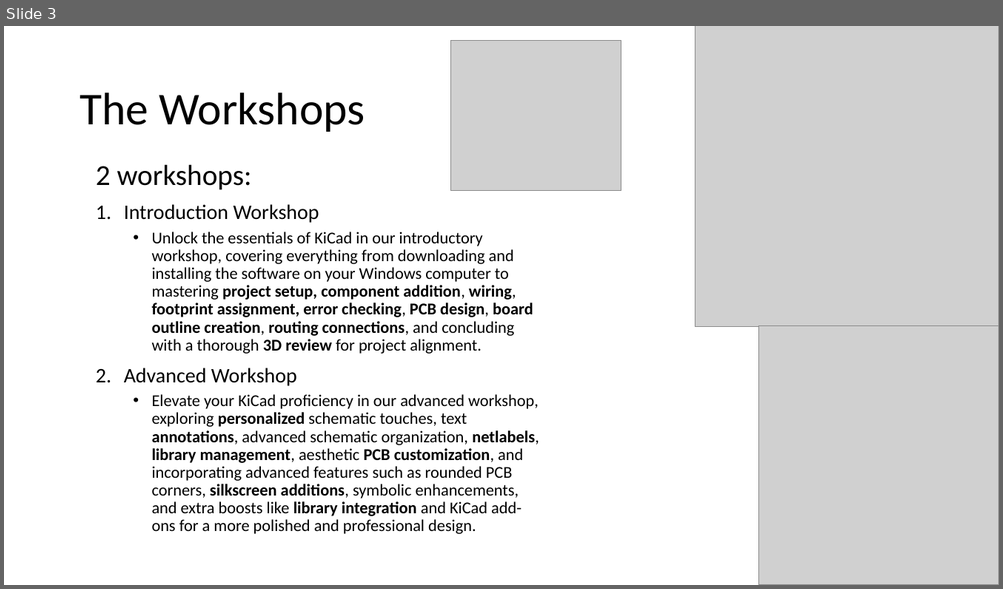
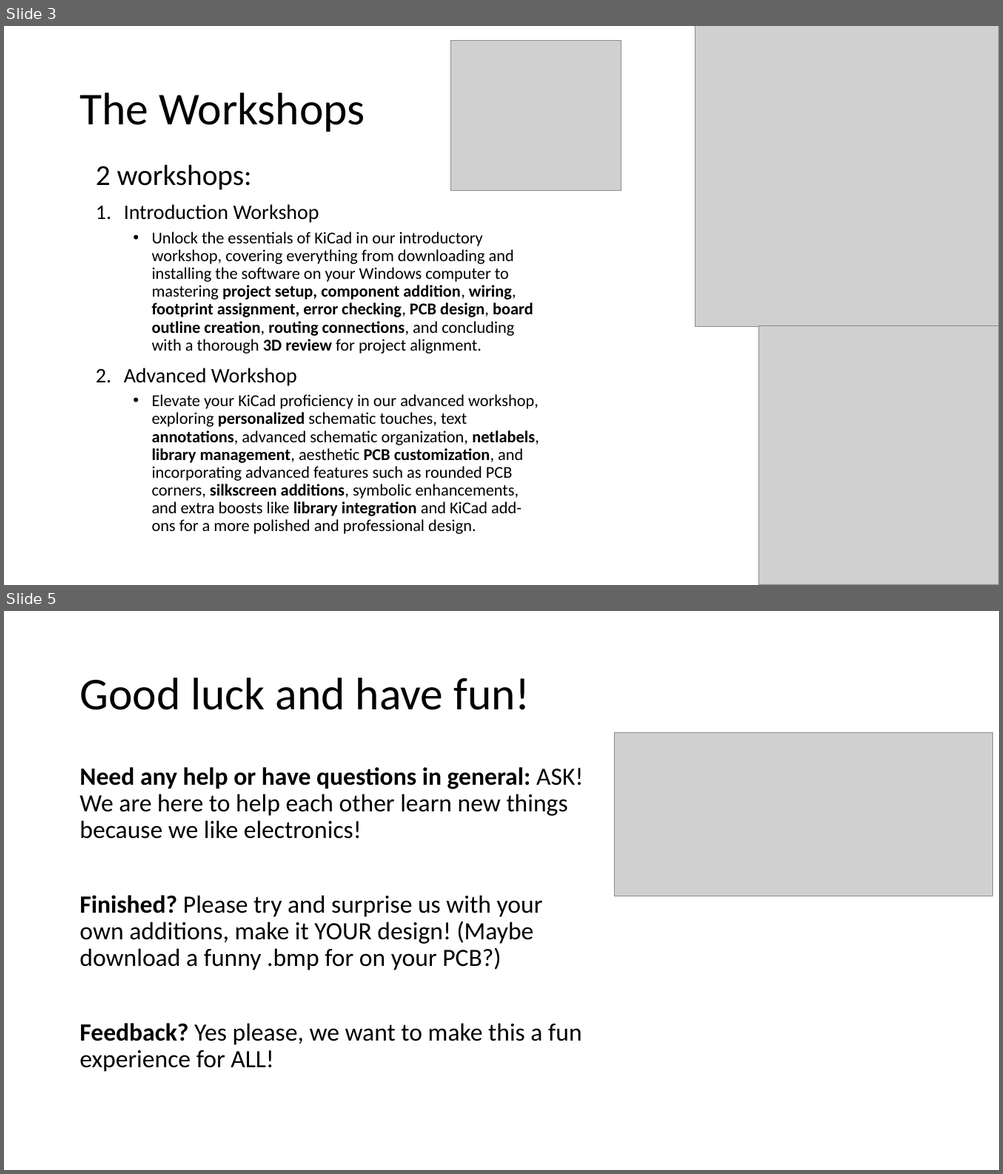
Before and after one commit to Casperdroid5/KiCad7-Workshop-ESE-day, a slide deck: Documents/Introduction and Advanced workshop.pptx. Shown one above the other, each under a label of ours: slide 3 before the commit, slides 3 and 5 after it; the slides between them are not shown. The pictures are 1003x589 and 1003x1174 pixels, drawn with LibreOffice and Linux fonts; fonts in the diff are those of the drawing; grey boxes stand for pictures. Boxes give left, top, right and bottom in pixels: in the first picture for what was removed or moved away, otherwise in the second. Text is boxed around its words. In the diff, an @@ line names an element or a change of style, - is before the commit and + after.

Commit message:
finished Presentation

```diff
--- a/Documents/Introduction and Advanced workshop.pptx
+++ b/Documents/Introduction and Advanced workshop.pptx
@@ slide 5 added at (4,611,999,1170), background #FFFFFF @@
@@ title added at (79,678,529,710), 44 pt, text #000000 @@
+Good luck and have fun!
@@ picture added at (614,732,993,897) @@
@@ text added at (79,767,583,1072), 24 pt, text #000000 @@
+Need any help or have questions in general: ASK! We are here to help each other learn new things because we like electronics!
+Finished? Please try and surprise us with your own additions, make it YOUR design! (Maybe download a funny .bmp for on your PCB?)
+Feedback? Yes please, we want to make this a fun experience for ALL!
```
Also in this commit, not shown: 1 other slide added, 1 slide removed.
